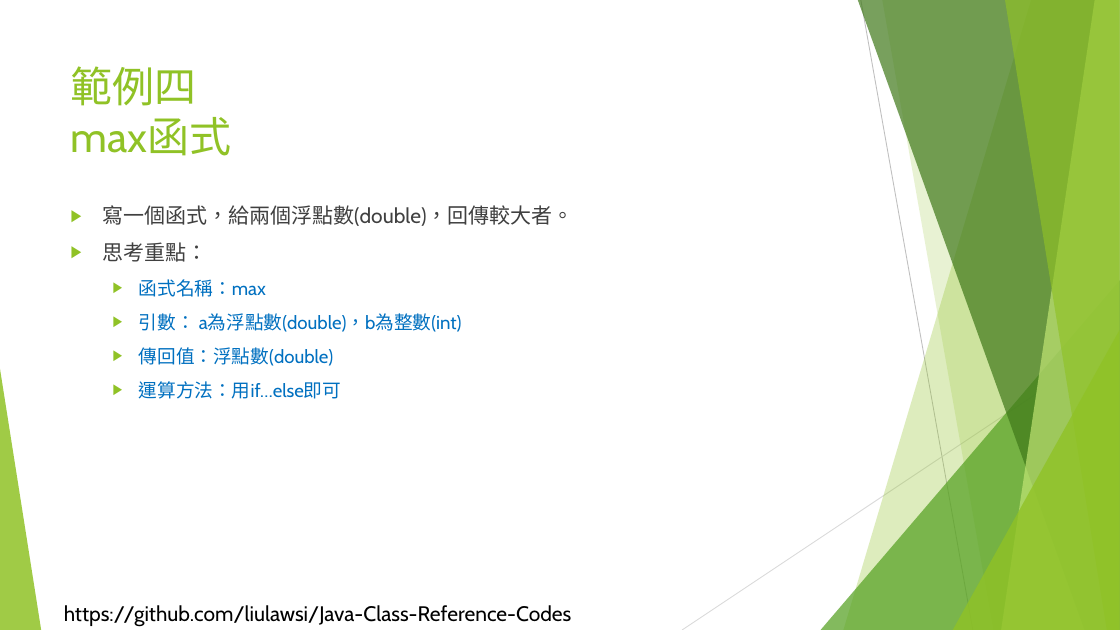
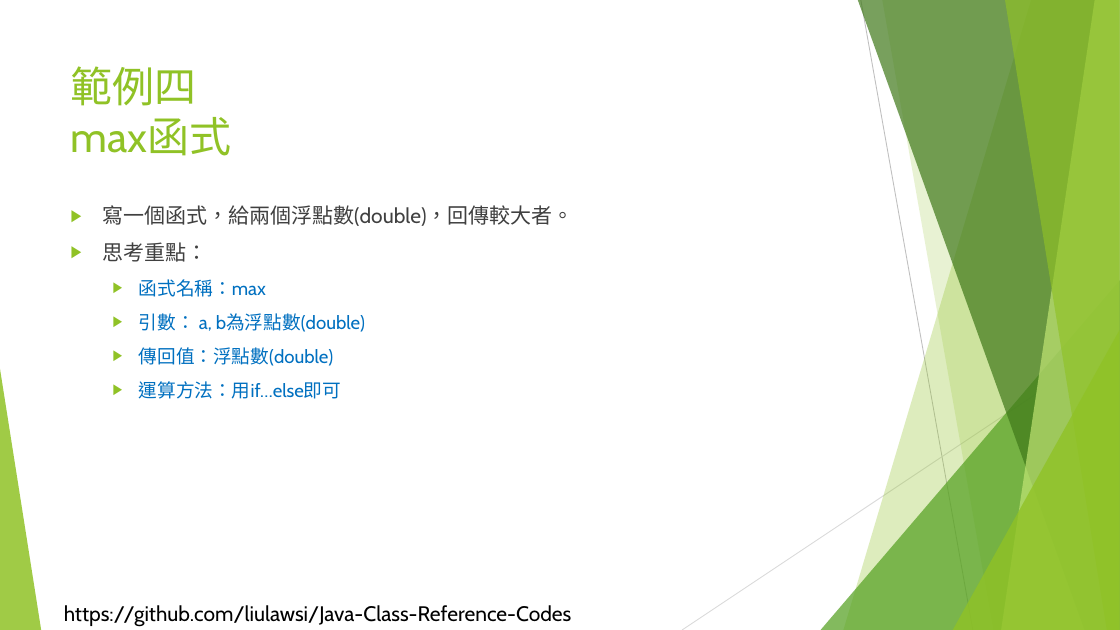
Before and after one commit to liulawsi/My_PPTs, a slide deck: slide 24 of LCC/Java/07_函式與方法.pptx. Drawn at 1120x630 pixels with LibreOffice and Linux fonts; fonts in the diff are those of the drawing; background and template pictures are left out. Boxes give left, top, right and bottom in pixels: in the first picture for what was removed or moved away, otherwise in the second. Text is boxed around its words. In the diff, an @@ line names an element or a change of style, - is before the commit and + after.

```diff
--- a/LCC/Java/07_函式與方法.pptx
+++ b/LCC/Java/07_函式與方法.pptx
@@ text at box(139, 313, 365, 332): text changed @@
-  ▶ 引數： a為浮點數(double)，b為整數(int)
+  ▶ 引數： a, b為浮點數(double)
```
Also in this commit, not shown: 1 other slide changed, 1 other file.
